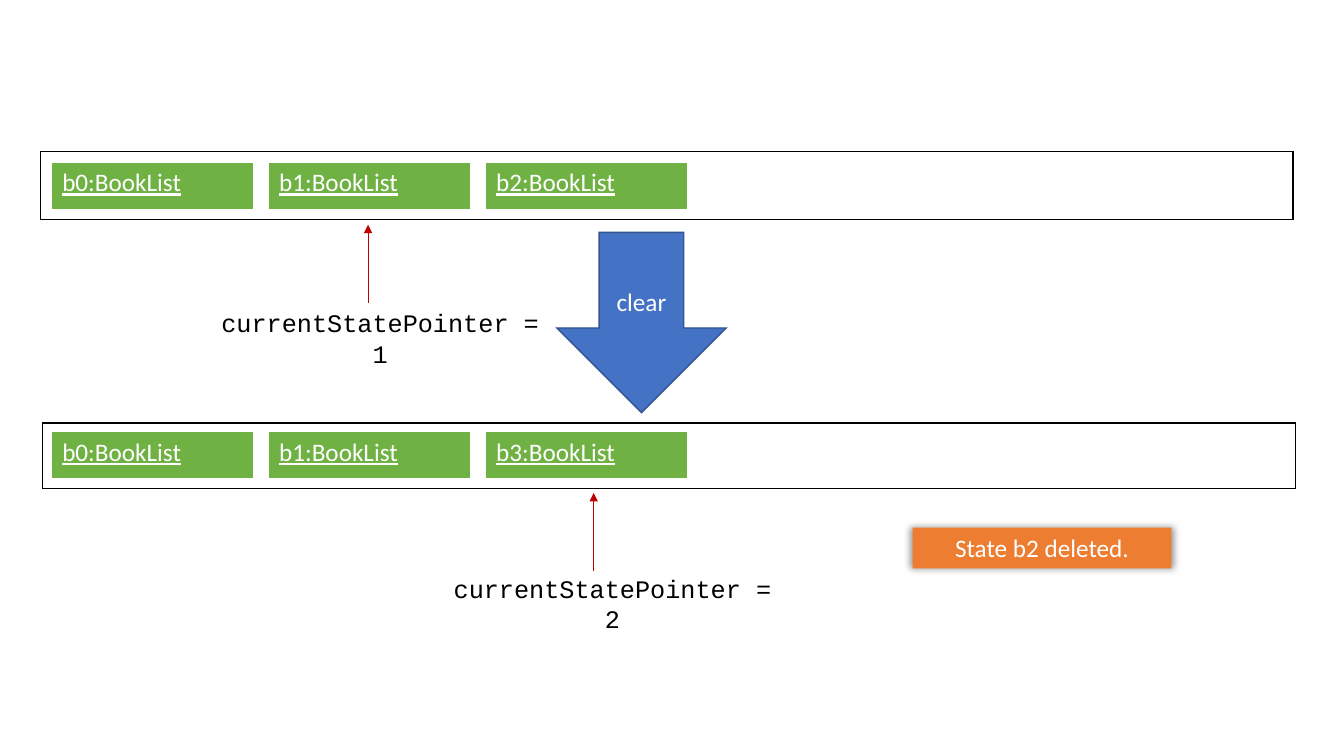
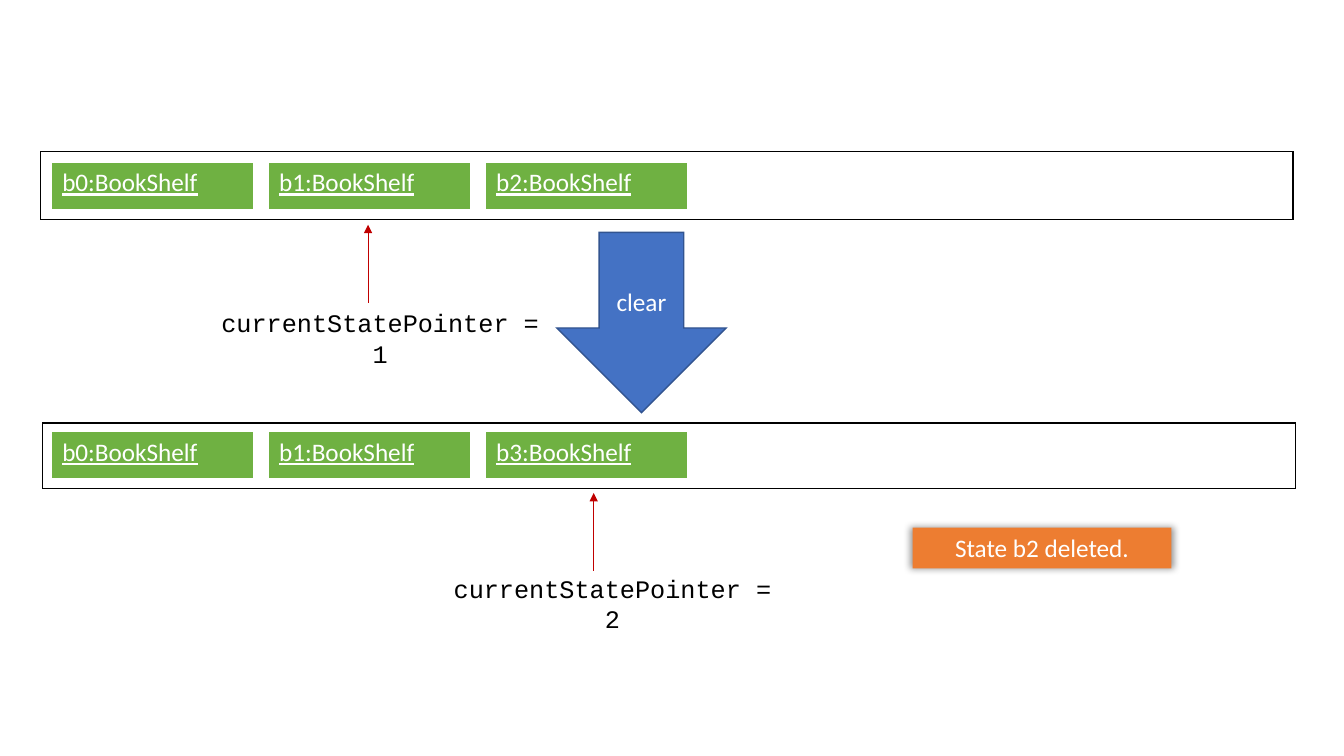
Before and after one commit to nus-cs2103-AY1819S2/addressbook-level4, a slide deck: slide 1 of docs/diagrams/UndoRedoNewCommand4StateListDiagram.pptx. Drawn at 1344x756 pixels with LibreOffice and Linux fonts; fonts in the diff are those of the drawing. Boxes give left, top, right and bottom in pixels: in the first picture for what was removed or moved away, otherwise in the second. Text is boxed around its words. In the diff, an @@ line names an element or a change of style, - is before the commit and + after.

```diff
--- a/docs/diagrams/UndoRedoNewCommand4StateListDiagram.pptx
+++ b/docs/diagrams/UndoRedoNewCommand4StateListDiagram.pptx
@@ table at bbox=[52, 162, 254, 209] @@
-row 1, column 1: b0:BookList
+row 1, column 1: b0:BookShelf
@@ table at bbox=[269, 162, 471, 209] @@
-row 1, column 1: b1:BookList
+row 1, column 1: b1:BookShelf
@@ table at bbox=[486, 162, 688, 209] @@
-row 1, column 1: b2:BookList
+row 1, column 1: b2:BookShelf
@@ table at bbox=[52, 433, 254, 479] @@
-row 1, column 1: b0:BookList
+row 1, column 1: b0:BookShelf
@@ table at bbox=[269, 433, 471, 479] @@
-row 1, column 1: b1:BookList
+row 1, column 1: b1:BookShelf
@@ table at bbox=[486, 433, 688, 479] @@
-row 1, column 1: b3:BookList
+row 1, column 1: b3:BookShelf
```
Also in this commit, not shown: 7 other files.
